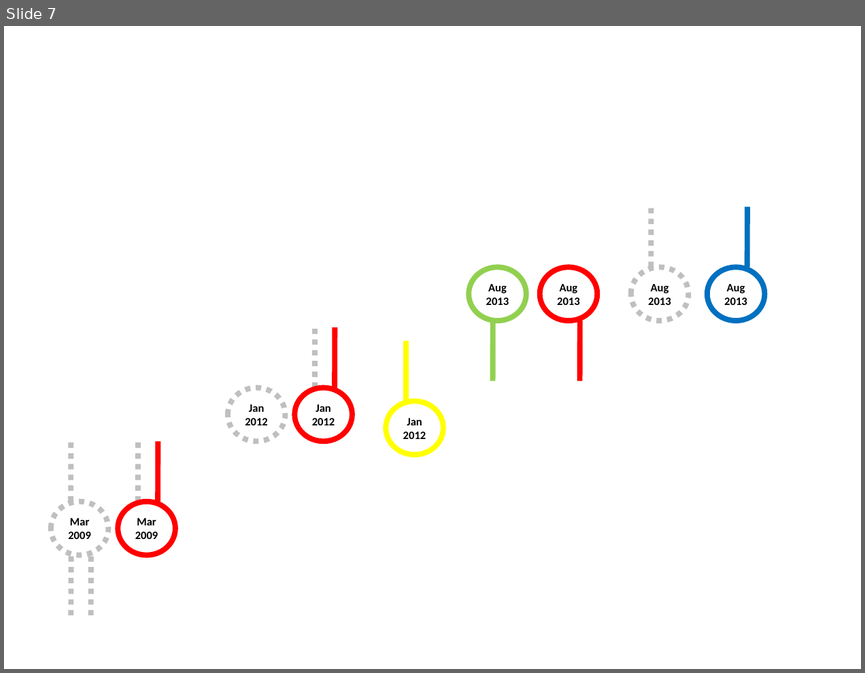
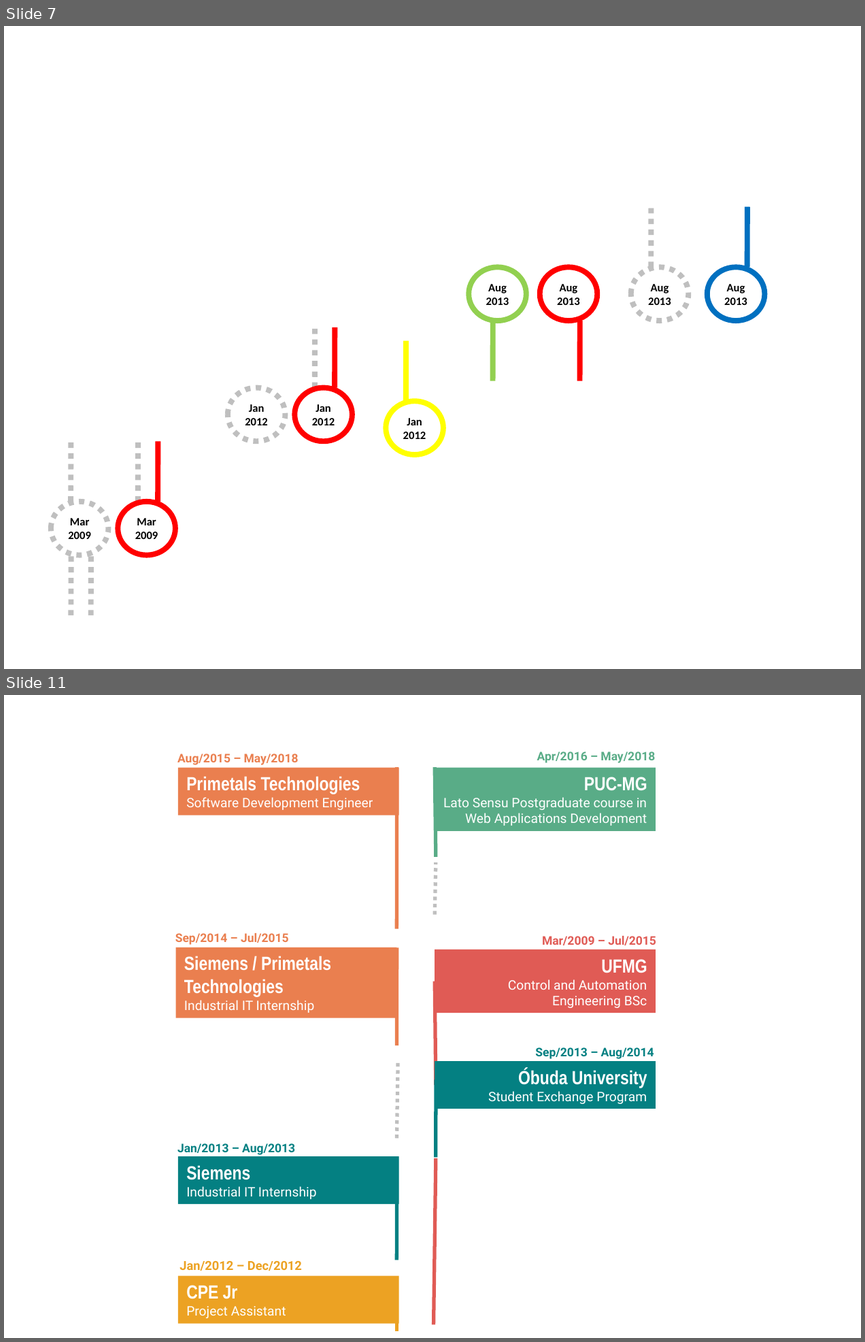
Before and after one commit to tcortes55/tc, a slide deck: timeline.pptx. Shown one above the other, each under a label of ours: slide 7 before the commit, slides 7 and 11 after it; the slides between them are not shown. The pictures are 865x673 and 865x1342 pixels, drawn with LibreOffice and Linux fonts; fonts in the diff are those of the drawing. Boxes give left, top, right and bottom in pixels: in the first picture for what was removed or moved away, otherwise in the second. Text is boxed around its words. In the diff, an @@ line names an element or a change of style, - is before the commit and + after.

```diff
--- a/timeline.pptx
+++ b/timeline.pptx
@@ slide 11 added at bbox=[4, 695, 861, 1338], background #FFFFFF @@
@@ text added at bbox=[177, 753, 298, 765], 10 pt, text #EA7F4F, bold @@
+Aug/2015 – May/2018
@@ text added at bbox=[537, 751, 655, 763], 10 pt, text #59AC87, bold @@
+Apr/2016 – May/2018
@@ rectangle added at bbox=[178, 768, 399, 816], fill #EA7F4F, 11 pt, text #FFFFFF @@
+Primetals Technologies
+Software Development Engineer
@@ line added from (396, 929) to (396, 767), #EA7F4F 3 pt @@
@@ line added from (436, 857) to (435, 767), #59AC87 3 pt @@
@@ rectangle added at bbox=[435, 768, 656, 831], fill #59AC87, 11 pt, text #FFFFFF @@
+PUC-MG
+Lato Sensu Postgraduate course in Web Applications Development
@@ line added from (435, 915) to (436, 862), #BFBFBF 3 pt dashed @@
@@ text added at bbox=[175, 933, 289, 945], 10 pt, text #EA7F4F, bold @@
+Sep/2014 – Jul/2015
@@ text added at bbox=[542, 936, 656, 945], 10 pt, text #E05B55, bold @@
+Mar/2009 – Jul/2015
@@ rectangle added at bbox=[176, 947, 397, 1017], fill #EA7F4F, 16 pt, text #FFFFFF, bold @@
+Siemens / Primetals Technologies
+Industrial IT Internship
@@ line added from (396, 1045) to (396, 948), #EA7F4F 3 pt @@
@@ rectangle added at bbox=[435, 949, 656, 1013], fill #E05B55, 11 pt, text #FFFFFF @@
+UFMG
+Control and Automation Engineering BSc
@@ line added from (436, 1085) to (435, 981), #E05B55 3 pt @@
@@ rectangle added at bbox=[435, 1061, 656, 1109], fill #048082, 11 pt, text #FFFFFF @@
+Óbuda University
+Student Exchange Program
@@ text added at bbox=[535, 1047, 654, 1059], 10 pt, text #048082, bold @@
+Sep/2013 – Aug/2014
@@ line added from (396, 1138) to (398, 1063), #BFBFBF 3 pt dashed @@
@@ line added from (436, 1157) to (436, 1080), #048082 3 pt @@
@@ text added at bbox=[177, 1143, 295, 1155], 10 pt, text #048082, bold @@
+Jan/2013 – Aug/2013
@@ rectangle added at bbox=[178, 1156, 399, 1204], fill #048082, 11 pt, text #FFFFFF @@
+Siemens
+Industrial IT Internship
@@ line added from (396, 1259) to (396, 1157), #048082 3 pt @@
@@ line added from (433, 1324) to (436, 1157), #E05B55 3 pt @@
@@ text added at bbox=[179, 1260, 302, 1270], 10.5 pt, text #ECA223, bold @@
+Jan/2012 – Dec/2012
@@ rectangle added at bbox=[178, 1276, 399, 1324], fill #ECA223, 11 pt, text #FFFFFF @@
+CPE Jr
+Project Assistant
@@ line added from (396, 1331) to (396, 1279), #ECA223 3 pt @@
```
Also in this commit, not shown: 3 other slides added, 2 other files.
